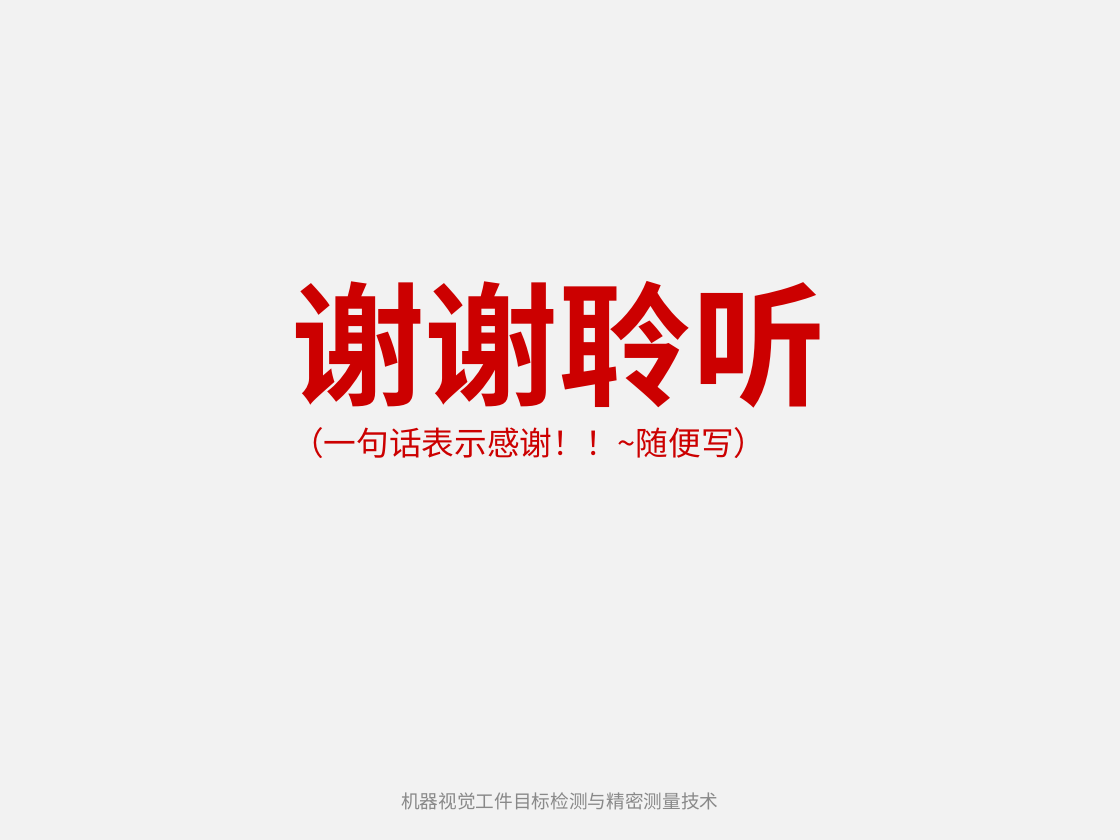
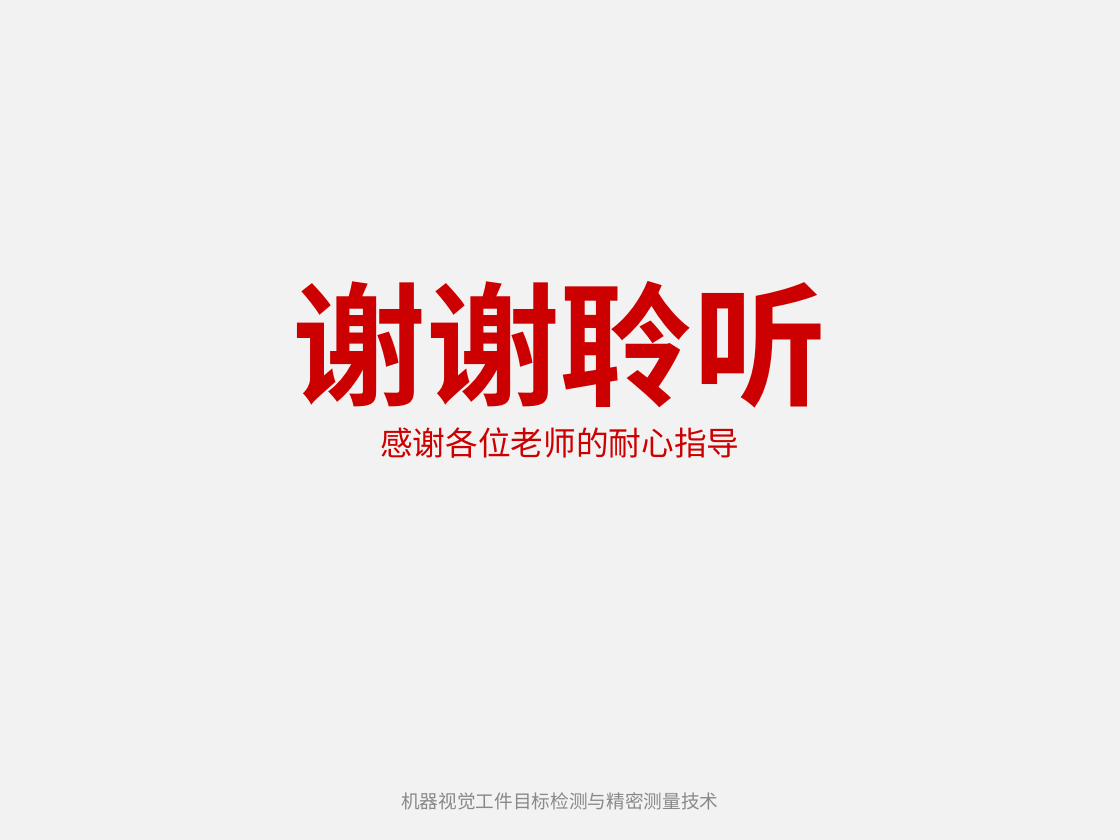
Before and after one commit to MrLYC/LYC.Graduation_project, a slide deck: slide 16 of 毕设/文档/刘奕聪PPT.ppt. Drawn at 1120x840 pixels with LibreOffice and Linux fonts; fonts in the diff are those of the drawing. Boxes give left, top, right and bottom in pixels: in the first picture for what was removed or moved away, otherwise in the second. Text is boxed around its words. In the diff, an @@ line names an element or a change of style, - is before the commit and + after.

```diff
--- a/毕设/文档/刘奕聪PPT.ppt
+++ b/毕设/文档/刘奕聪PPT.ppt
@@ text at (292,281,827,429): alignment left to centre @@
@@ text at (380,427,739,458): text changed @@
-（一句话表示感谢！！~随便写）
+感谢各位老师的耐心指导
```
Also in this commit, not shown: 2 other slides changed.
